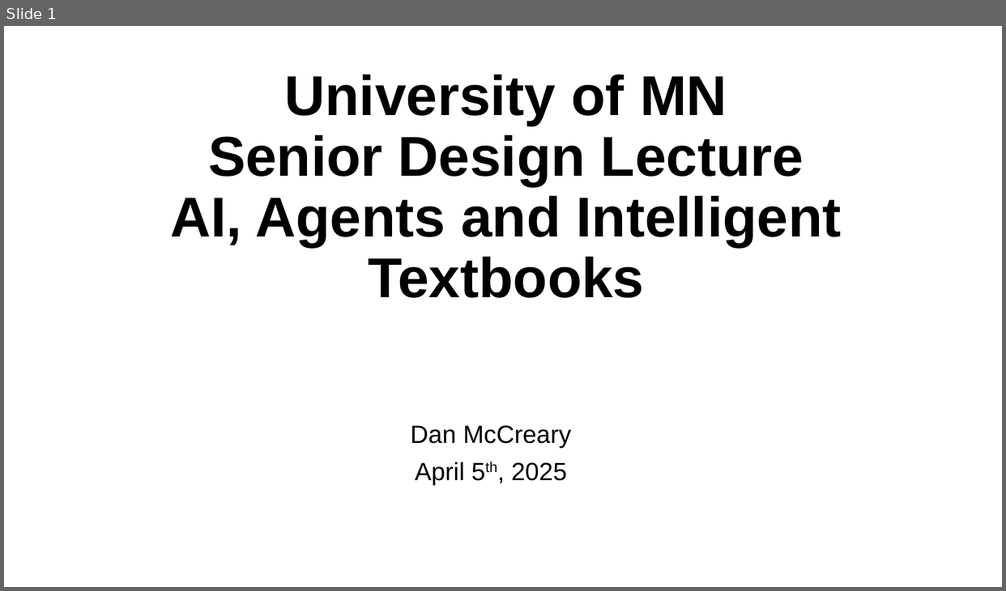
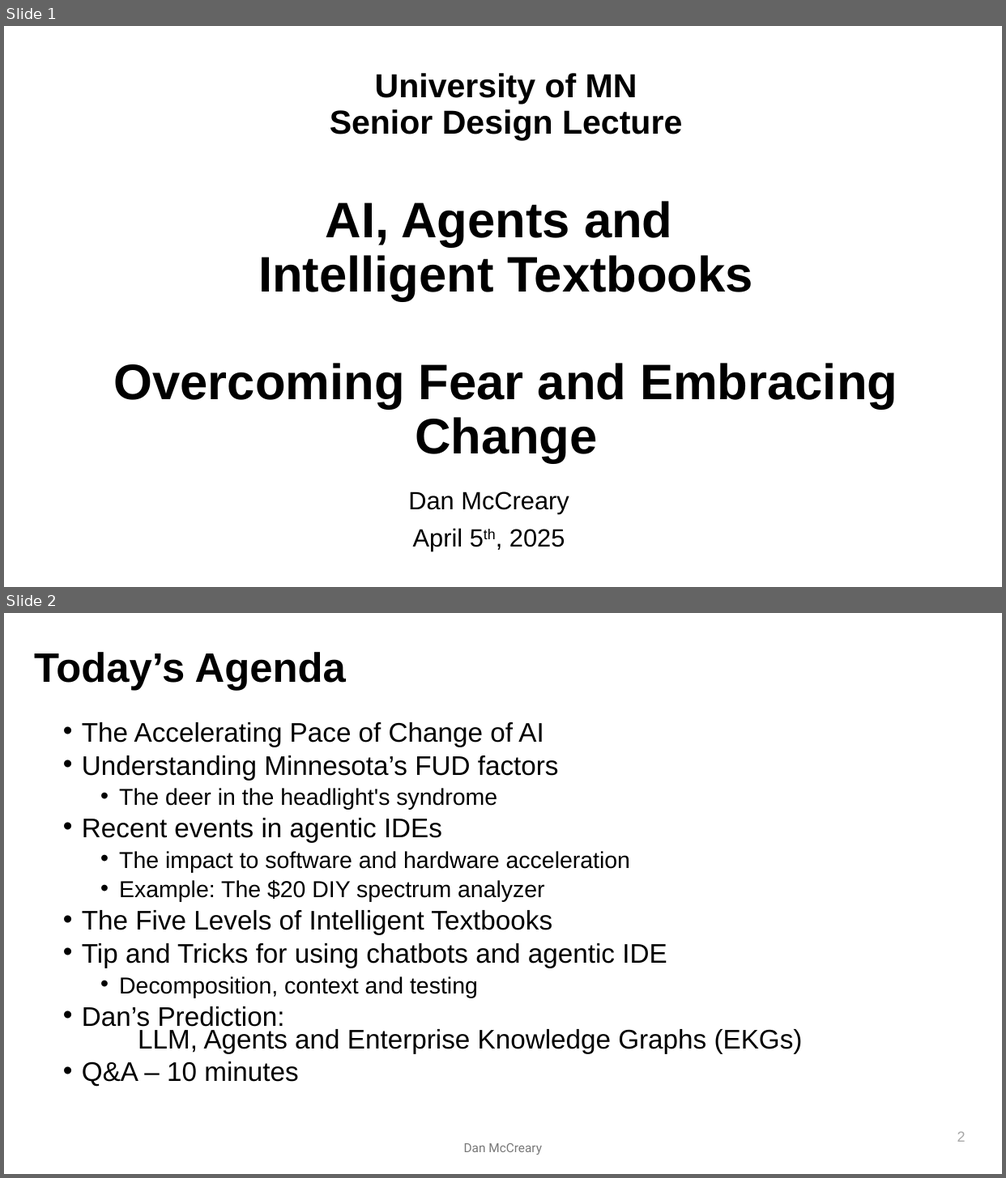
Before and after one commit to dmccreary/intelligent-textbooks, a slide deck: slides/U-of-MN-Senior-Projects-Lecture.pptx. Shown one above the other, each under a label of ours: slide 1 before the commit, slides 1 and 2 after it. The pictures are 1006x591 and 1006x1178 pixels, drawn with LibreOffice and Linux fonts; fonts in the diff are those of the drawing. Boxes give left, top, right and bottom in pixels: in the first picture for what was removed or moved away, otherwise in the second. Text is boxed around its words. In the diff, an @@ line names an element or a change of style, - is before the commit and + after.

```diff
--- a/slides/U-of-MN-Senior-Projects-Lecture.pptx
+++ b/slides/U-of-MN-Senior-Projects-Lecture.pptx
@@ slide 2 added at [4, 613, 1002, 1174], background #FFFFFF @@
@@ title added at [34, 652, 346, 690], 39.6 pt, text #000000, bold @@
+Today’s Agenda
@@ text added at [82, 722, 803, 1087], 25.9 pt, text #000000 @@
+• The Accelerating Pace of Change of AI
+• Understanding Minnesota’s FUD factors
+  • The deer in the headlight's syndrome
+• Recent events in agentic IDEs
+  • The impact to software and hardware acceleration
+  • Example: The $20 DIY spectrum analyzer
+• The Five Levels of Intelligent Textbooks
+• Tip and Tricks for using chatbots and agentic IDE
+  • Decomposition, context and testing
+• Dan’s Prediction:
+  LLM, Agents and Enterprise Knowledge Graphs (EKGs)
+• Q&A – 10 minutes
@@ text added at [464, 1144, 542, 1155], 12 pt, text #797979 @@
+Dan McCreary
@@ page number added at [957, 1131, 965, 1142], 14 pt, text #A6A6A6 @@
+2
@@ slide 1 changed as well @@
@@ title at [114, 73, 897, 463]: text changed; size 54 to 48 pt @@
-University of MN
-Senior Design Lecture
-AI, Agents and Intelligent Textbooks
+University of MN
+Senior Design Lecture
+AI, Agents and
+Intelligent Textbooks
+Overcoming Fear and Embracing Change
@@ subtitle "Dan McCreary": place and size @@
-subtitle "Dan McCreary" at [411, 425, 572, 484]
+subtitle "Dan McCreary" at [408, 492, 569, 552]
```
Also in this commit, not shown: 32 other slides changed, 3 other slides added.
